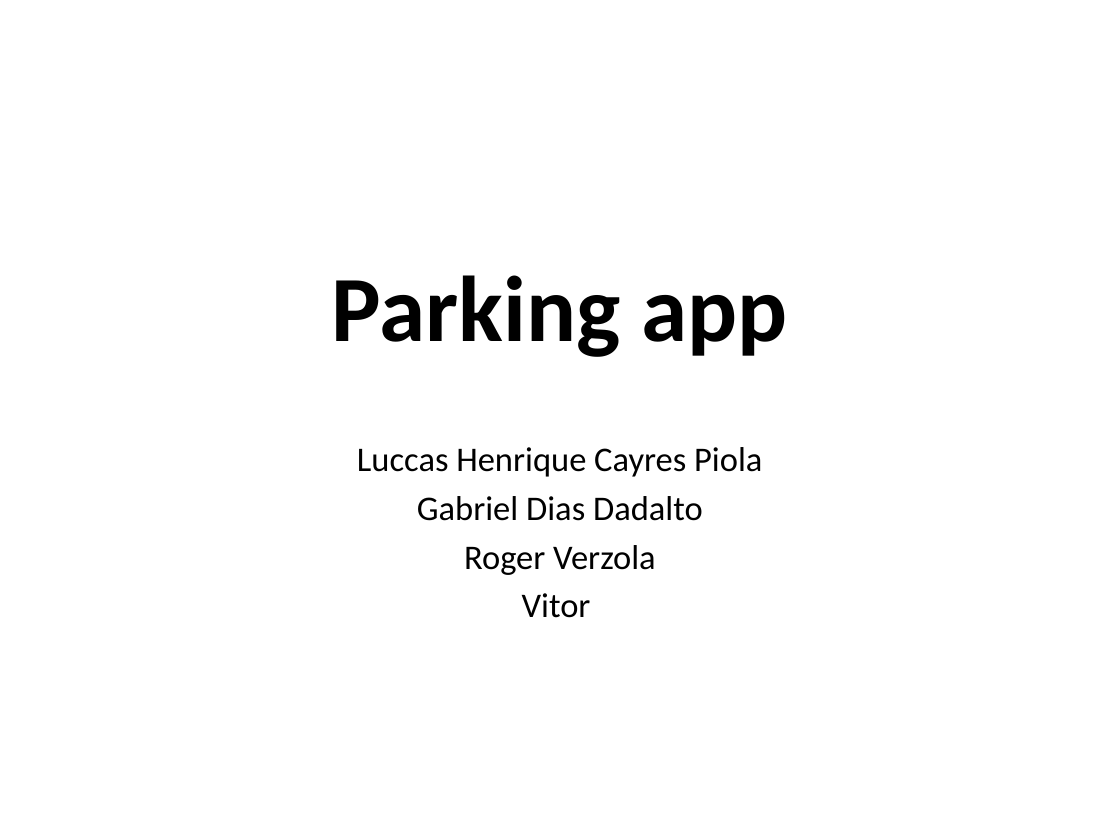
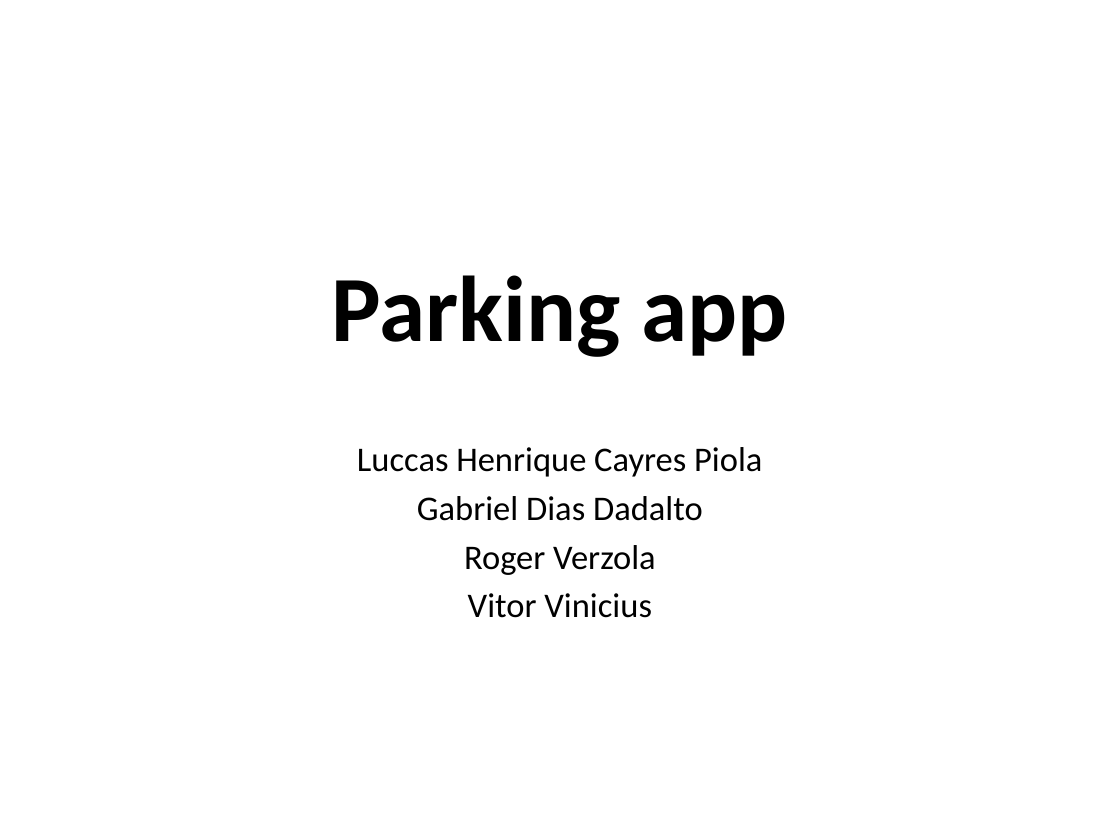
Before and after one commit to MortdecaiX/Oficina, a slide deck: slide 1 of Apresentação - Projeto 2.pptx. Drawn at 1120x840 pixels with LibreOffice and Linux fonts; fonts in the diff are those of the drawing; background and template pictures are left out. Boxes give left, top, right and bottom in pixels: in the first picture for what was removed or moved away, otherwise in the second. Text is boxed around its words. In the diff, an @@ line names an element or a change of style, - is before the commit and + after.

Commit message:
Alteração de nome

```diff
--- a/Apresentação - Projeto 2.pptx
+++ b/Apresentação - Projeto 2.pptx
@@ subtitle at [468, 593, 652, 618]: text changed @@
-Vitor
+Vitor Vinicius
```
